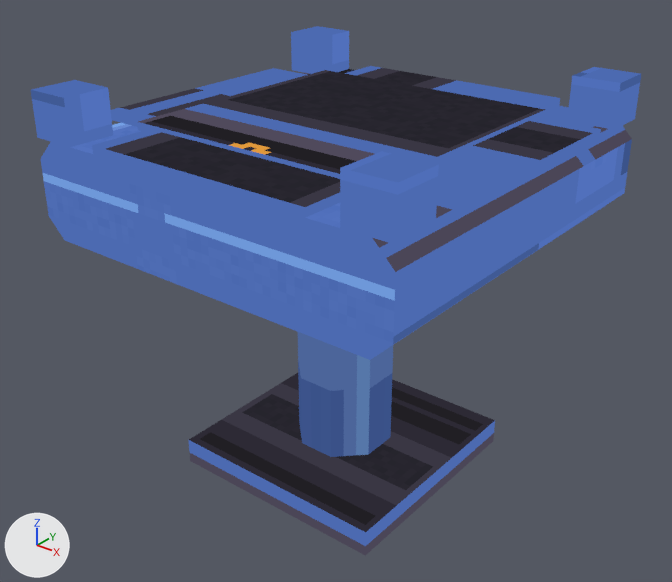
What one commit did to the glTF model art/out/belt_split.glb.
Both versions are drawn from a camera (50 mm lens) standing at (1.321, -1.688, 1.032) and looking at (-0.013, -0.021, -0.002). Lighting does not change. The marker at lower left points along +X, +Y and +Z. The first picture is the older version. Vertices at exactly the same position are counted once.

Script lines for the objects in view, before the commit:
```python
me_belt_split_body = bpy.data.meshes.new('belt_split_body')
me_belt_split_body.from_pydata(...)  # 112 vertices, 164 faces; spans x -0.5..0.5, y -0.5..0.5, z -0.5..0.53
me_belt_split_body.materials.append(mat_belt_split)
ob_belt_split_body = bpy.data.objects.new('belt_split_body', me_belt_split_body)
ob_belt_split_body.location = (0.0, 0.0, 0.0)
```
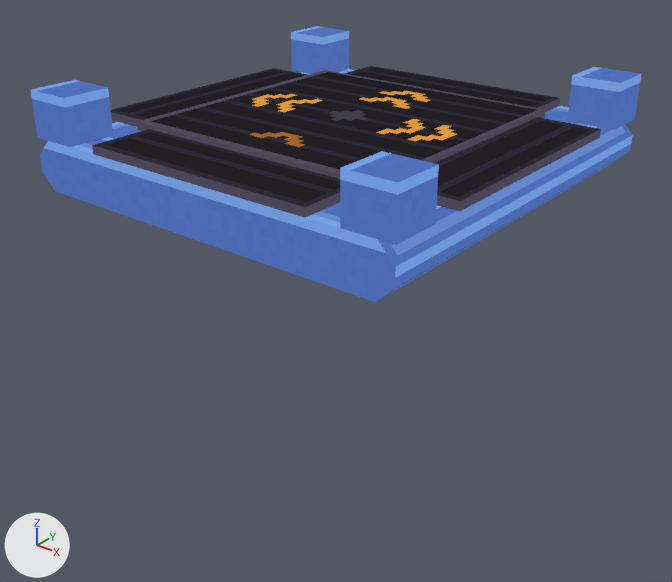
The newer file is also turned or shifted as a whole; pictures and numbers use the older file's frame.

What changed in the scene script:
```text
Change me_belt_split_body:
    used by ob_belt_split_body; location = (0.0, 0.0, 0.0)
    remove me_belt_split_body.from_pydata(...)  # 112 vertices, 164 faces; spans x -0.5..0.5, y -0.5..0.5, z -0.5..0.53
    add me_belt_split_body.from_pydata(...)  # 96 vertices, 148 faces; spans x -0.5..0.5, y -0.5..0.5, z 0.24..0.53
    me_belt_split_body part 1: the loose piece of 16 vertices spanning x -0.5..0.5, y -0.5..0.5, z 0.18..0.42 is rebuilt with 16 vertices and now spans x -0.5..0.5, y -0.5..0.5, z 0.3..0.42
    me_belt_split_body part 2: the loose piece of 16 vertices spanning x -0.12..0.12, y -0.12..0.12, z -0.43..0.18 is deleted
    me_belt_split_body part 3: the loose piece of 8 vertices spanning x -0.3..0.3, y -0.3..0.3, z -0.5..-0.43 is deleted
    me_belt_split_body part 4: 108 kept faces spanning x -0.5..0.5, y -0.5..0.5, z 0.42..0.53 get new texture (UV) coordinates
    other edits to the shape of me_belt_split_body do not show in these pictures
```

What differs and where, as boxes [x1, y1, x2, y2] in the pictures (672 x 582 px):
'belt_split_body', reshaped (48% shorter): before [31, 26, 641, 556]; after [31, 26, 641, 302]
part 1 of me_belt_split_body, rebuilt (20% shorter): before [41, 69, 632, 360]; after [40, 69, 633, 302]
part 2 of me_belt_split_body, deleted (blue): before [298, 332, 393, 457]
part 3 of me_belt_split_body, deleted: before [189, 373, 495, 556]
part 4 of me_belt_split_body, surface changed: [31, 26, 641, 245] in both
